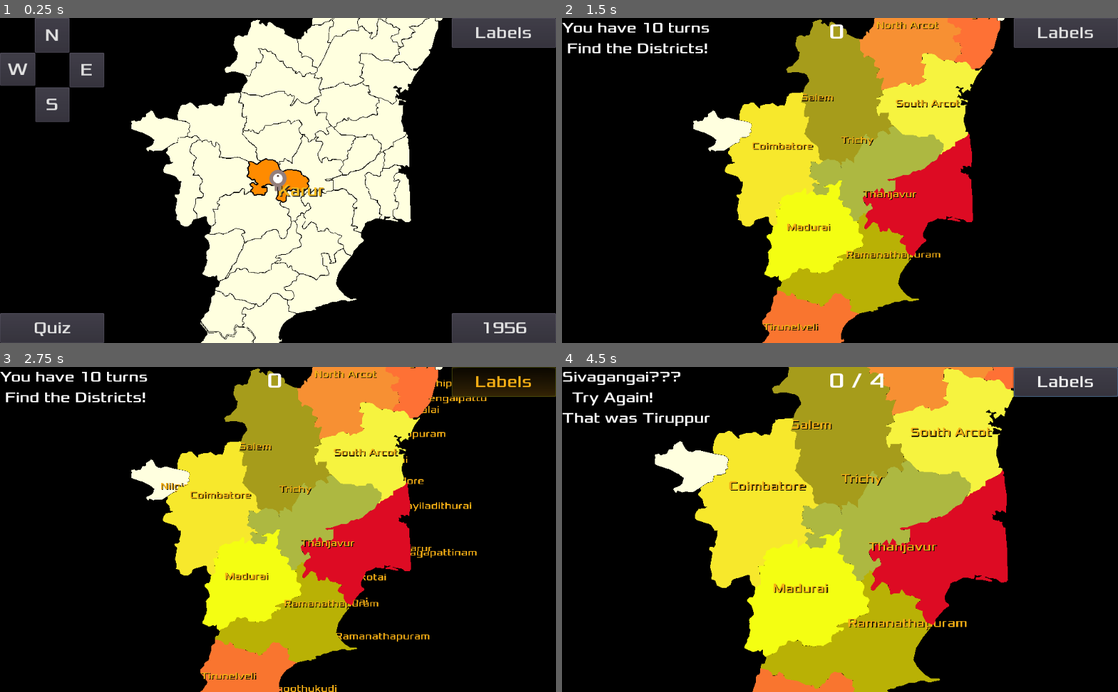
Above: before the commit, frames 1-4 (two rows, left to right).
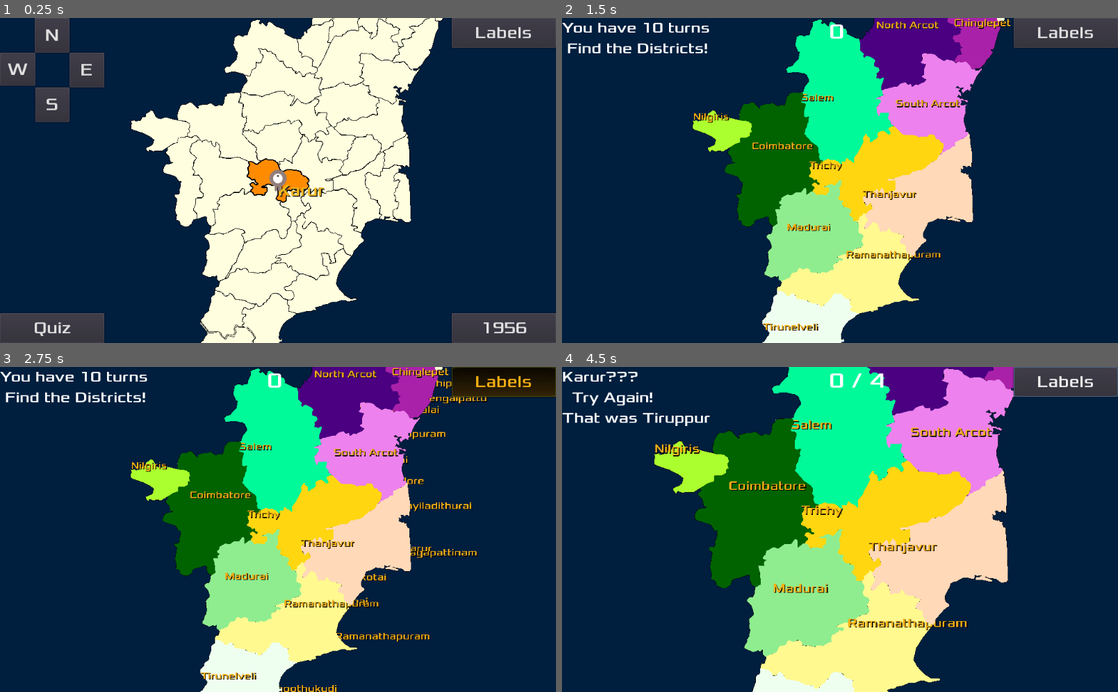
Above: after the commit, the same moments.

Repository: sharun-s/godot-tn
Game: Godot game, scene res://Node2D.tscn
Two runs of this game, one before a commit and one after it. Both use one fixed random seed, a clock stepped at 60 frames per second and the inputs below.
Inputs (mouse positions are in pixels of both pictures, inside the frame that each line leads up to):
- Up to frame 1 (0.25 s): no input
- Up to frame 2 (1.5 s): click "1956" at 0.5 s; click "Quiz" at 1.25 s
- Up to frame 3 (2.75 s): click "Labels" at 2 s
- Up to frame 4 (4.5 s): tap Enter at 2.75, 4.25 s; drag from (923, 503) to (979, 393) at 2.77 s; tap Space at 3.5 s; drag from (979, 393) to (840, 526) at 3.52 s; move the mouse to (745, 529) at 4.27 s; hold Right (ui_right) from 4.28 s (still down); hold Mouse wheel up (zoom_in) from 4.28 s (still down); click (745, 529) at 4.42 s

The runs differ from the first frame. In frame 1, 60% of the frame differs, in the area x 0-100%, y 0-100%; in frame 2, 97%; in frame 3, 96%; in frame 4, 97%.

Commit message:
test district evo year to year mode merge_poly handle case when single poly is passed bugfiX: update needs to be called everytime selected dist changes to redraw borders

Diff:
--- a/Node2D.tscn
+++ b/Node2D.tscn
@@ -90,7 +90,6 @@
 margin_left = -192.0
 margin_top = -55.0
 custom_fonts/font = SubResource( 3 )
-toggle_mode = true
 text = "1956"
 __meta__ = {
 "_edit_use_anchors_": false
@@ -160,4 +159,4 @@
 [connection signal="hit" from="Camera2D/Player" to="." method="_on_Player_hit"]
 [connection signal="pressed" from="HUD/Button" to="." method="_on_Button_pressed"]
 [connection signal="toggled" from="HUD/Labels" to="." method="_on_Labels_toggled"]
-[connection signal="toggled" from="HUD/Learn" to="." method="_on_Learn_toggled"]
+[connection signal="pressed" from="HUD/Learn" to="." method="_on_Learn_toggled"]
--- a/TN.gd
+++ b/TN.gd
@@ -55,8 +55,9 @@
 var selected_color_right:=Color.lightgreen
 var selected_color_wrong:=Color.lightcoral
 var district_label_text_color:=Color('f6b016')
-var border_color
-var border_width
+var border_color=Color.black#Color.firebrick
+var border_width:=2
+var border_width_highlight:=5
 var tw:=Tween.new()
 var walkpath:=Line2D.new()
 
@@ -67,36 +68,44 @@
 		poly.polygon = transformed_polygon
 		return poly
 
-func merge_poly(g):
+func merge_poly(group):
+	var g=group[0]
+	var clr=group[1]
 	var main:Polygon2D=Polygon2D.new()
 	var t=Transform2D()
-	var t2=Transform2D()
 	var ddims=d[g[0]]
 	var p1=get_node(g[0]).get_child(0)
 	t.origin=Vector2(ddims[0],ddims[1])
-	ddims=d[g[1]]
-	var p2=get_node(g[1]).get_child(0)
-	t2.origin=Vector2(ddims[0],ddims[1])
-	var m=Geometry.merge_polygons_2d(t.xform(p1.polygon),
-									t2.xform(p2.polygon) )
-	main.polygon=m[0]
-	#debug
-	#var test=main.duplicate()
-	#test.color=Color.blueviolet
-	#add_child(test)
-	var cnt=1
-	for i in range(2,len(g)):
-		ddims=d[g[i]]
-		t.origin=Vector2(ddims[0],ddims[1])
-		var tp=t.xform(get_node(g[i]).get_child(0).polygon)
-		m=Geometry.merge_polygons_2d(main.polygon, tp)
+	var m
+	if g.size()==1:
+		m=t.xform(p1.polygon)
+		main.polygon=m
+	else:
+		var t2=Transform2D()
+		ddims=d[g[1]]
+		var p2=get_node(g[1]).get_child(0)
+		t2.origin=Vector2(ddims[0],ddims[1])
+		m=Geometry.merge_polygons_2d(t.xform(p1.polygon),
+										t2.xform(p2.polygon) )
 		main.polygon=m[0]
 		#debug
-#		#test=main.duplicate()
-		#test.color=Color(rng.randi_range(70,200))
+		#var test=main.duplicate()
+		#test.color=Color.blueviolet
 		#add_child(test)
-		#cnt=cnt+1
-	main.color=Color(rng.randf_range(0.6,1.0), rng.randf_range(0.0,1.0), rng.randf_range(0.0,0.26))
+		for i in range(2,len(g)):
+			ddims=d[g[i]]
+			t.origin=Vector2(ddims[0],ddims[1])
+			var tp=t.xform(get_node(g[i]).get_child(0).polygon)
+			m=Geometry.merge_polygons_2d(main.polygon, tp)
+			main.polygon=m[0]
+			#debug
+	#		#test=main.duplicate()
+			#test.color=Color(rng.randi_range(70,200))
+			#add_child(test)
+			#cnt=cnt+1
+		#main.color=Color(rng.randf_range(0.6,1.0), rng.randf_range(0.0,1.0), rng.randf_range(0.0,0.26))
+	main.color=clr
+	#Color(rng.randf_range(0.1,0.54), rng.randf_range(0.3,0.8), rng.randf_range(0.2,0.91))
 	return main
 
 var compass_colors={
@@ -163,7 +172,7 @@
 	rng.randomize()
 	add_child(tw)
 	add_child(walkpath)
-	VisualServer.set_default_clear_color(Color("ff000000"))
+	VisualServer.set_default_clear_color('001f3f')#Color("ff222222"))
 	for district in d.keys():
 		var a2d=Area2D.new()
 		var x=d[district][0]
@@ -191,30 +200,72 @@
 	$Camera2D.position=get_node('Karur').position
 	$Camera2D.zoom=Vector2(2.4, 2.4)
 	$Label.rect_scale=$Camera2D.zoom
-	add1956districts()
+	add_historic_districts("1956", dhistory[0])
 	#update()
 
-func add1956districts():
-	var d1956={
-		Salem=['Salem','Dharmapuri','Namakkal','Krishnagiri'],
-		Coimbatore=['Tiruppur','Coimbatore','Erode'],
-		Madurai=['Madurai','Dindigul','Theni'],
-		Ramanathapuram=['Ramanathapuram','Sivagangai','Virudhunagar'],
-		Tirunelveli=['Tirunelveli','Thoothukudi','Tenkasi'],
-		"North Arcot":['Tiruvannamalai','Vellore','Tirupathur','Ranipet'],
-		"South Arcot":['Cuddalore','Vilippuram','Kallakurichi'],
-		"Chinglepet":['Kanchipuram','Tiruvallur','Chengalpattu'],
-		Trichy=['Tiruchirapalli','Karur','Perumbalur','Ariyalur'],
-		Thanjavur=['Pudukotai','Thanjavur','Tiruvarur','Nagapattinam','Mayiladithurai']
+var dhistory=[{
+#		Salem=[['Salem','Dharmapuri','Namakkal','Krishnagiri'],Color.mediumspringgreen],
+#		Coimbatore=[['Tiruppur','Coimbatore','Erode'], Color.darkgreen],
+#		Madurai=[['Madurai','Dindigul','Theni'], Color.lightgreen],
+#		Ramanathapuram=[['Ramanathapuram','Sivagangai','Virudhunagar'],Color.lemonchiffon],
+#		Tirunelveli=[['Tirunelveli','Thoothukudi','Tenkasi'],Color.honeydew],
+#		"North Arcot":[['Tiruvannamalai','Vellore','Tirupathur','Ranipet'],Color.violet],
+#		"South Arcot":[['Cuddalore','Vilippuram','Kallakurichi'], Color.lightblue],
+#		"Chinglepet":[['Chengalpattu','Kanchipuram','Tiruvallur'],Color.lightgoldenrod],
+#		Trichy=[['Tiruchirapalli','Karur','Perumbalur','Ariyalur'],Color.salmon],
+#		Thanjavur=[['Pudukotai','Thanjavur','Tiruvarur','Nagapattinam','Mayiladithurai'],Color.peachpuff],
+#		Madras=[['Chennai'], Color.yellow],
+#		Nilgiris=[['Nilgiris'],Color.greenyellow],
+#		Kanyakumari=[['Kanyakumari'],Color.gold],
+
+	Salem=[['Salem','Dharmapuri','Namakkal','Krishnagiri'],Color.mediumspringgreen],
+	Coimbatore=[['Tiruppur','Coimbatore','Erode'], Color.darkgreen],#006400
+	Madurai=[['Madurai','Dindigul','Theni'], Color.lightgreen],#90ee90
+	Ramanathapuram=[['Ramanathapuram','Sivagangai','Virudhunagar'],Color('fffa90')], #fffacd
+	Tirunelveli=[['Tirunelveli','Thoothukudi','Tenkasi'],Color.honeydew],#f0fff0
+	"North Arcot":[['Tiruvannamalai','Vellore','Tirupathur','Ranipet'],Color.indigo],
+	"South Arcot":[['Cuddalore','Vilippuram','Kallakurichi'], Color.violet],
+	"Chinglepet":[['Chengalpattu','Kanchipuram','Tiruvallur'],Color('aa22aa')],
+	Trichy=[['Karur','Tiruchirapalli','Perumbalur','Ariyalur'],Color('ffd711')], #fa8072
+	Thanjavur=[['Pudukotai','Thanjavur','Tiruvarur','Nagapattinam','Mayiladithurai'],Color.peachpuff], #ffda89
+	Madras=[['Chennai'], Color.lightgoldenrod],
+	Nilgiris=[['Nilgiris'],Color('adff2f')],
+	Kanyakumari=[['Kanyakumari'],Color.gold],
+	},
+	{
+		Salem=[['Salem','Namakkal'], Color.greenyellow],
+		Dharmapuri=[['Dharmapuri','Krishnagiri'],Color.mediumspringgreen]
+	},
+	{
+		Thanjavur=[['Thanjavur','Tiruvarur','Nagapattinam','Mayiladithurai'],Color.peachpuff], #ffda89
+		Pudukotai=[['Pudukotai'], Color.plum]
+	},
+	{
+		Erode=[['Erode'], Color.beige],
+		Coimbatore=[['Tiruppur','Coimbatore'], Color.darkgreen]#006400
+	},
+	{
+		Ramanathapuram=[['Ramanathapuram'], Color('fffa90')],
+		Sivagangai=[['Sivagangai'],Color('ddfa90')],
+		Virudhunagar=[['Virudhunagar'],Color('bbfa90')], #fffacd
+		Dindigul=[['Dindigul'],Color.lawngreen],
+		Madurai=[['Madurai','Theni'], Color.lightgreen]#90ee90
 	}
+
+	]
+
+static func merge_dict(target, patch):
+	for key in patch:
+		target[key] = patch[key]
+
+func add_historic_districts(year, data):
 	var tmp:Polygon2D
-	for i in d1956:
-		tmp=merge_poly(d1956[i])
+	for i in data.keys():
+		tmp=merge_poly(data[i])
 		tmp.hide()
-		tmp.add_to_group("1956")
+		tmp.add_to_group(year)
 		add_child(tmp)
-		add_label(i, d[d1956[i][0]][0], d[d1956[i][0]][1], 0.0, 0.0, '1956')
-
+		add_label(i, d[data[i][0][0]][0], d[data[i][0][0]][1], 0.0, 0.0, year)
 
 func _unhandled_input(event):
 	if event is InputEventKey:
@@ -277,6 +328,7 @@
 				deselect()
 				$Label.text=''
 				selected_district=''
+				update() # redraw borders
 				return
 	else:
 		get_node('lbl'+district).show()
@@ -302,32 +354,25 @@
 			#tw.interpolate_property(i.get_child(0), 'color', deselect_color, deselect_color.blend("aa66aa22"),1)
 			#tw.start()
 			#yield(tw,"tween_completed")
-	update()
+	update() # redraw borders
 
 func deselect():
 	for district in d.keys():
 		get_node(district).get_child(0).color=deselect_color
 
 func _draw():
-	for i in d.keys():
-		var poly=PoolVector2Array(get_node(i).get_child(0).polygon)
-		if i == selected_district:
-			draw_border(poly, i, true)
+	for dx in d.keys():
+		var poly=PoolVector2Array(get_node(dx).get_child(0).polygon)
+		var cnt=poly.size()
+		var center_at=Vector2(d[dx][0], d[dx][1])
+		if dx != selected_district:
+			for i in range(1, cnt):
+				draw_line(poly[i-1]+center_at, poly[i]+center_at, border_color, border_width )
+			draw_line(poly[cnt-1]+center_at, poly[0]+center_at, border_color, border_width )
 		else:
-			draw_border(poly, i, false)
-
-func draw_border(poly:PoolVector2Array, dist:String, selected:bool):
-	var cnt=poly.size()
-	var center_at=Vector2(d[dist][0], d[dist][1])
-	if selected:
-		border_color=Color.black
-		border_width=5
-	else:
-		border_color=Color.black
-		border_width=2
-	for i in range(1, cnt):
-		draw_line(poly[i-1]+center_at, poly[i]+center_at, border_color, border_width )
-	draw_line(poly[cnt-1]+center_at, poly[0]+center_at, border_color, border_width )
+			for i in range(1, cnt):
+				draw_line(poly[i-1]+center_at, poly[i]+center_at, border_color, border_width_highlight )
+			draw_line(poly[cnt-1]+center_at, poly[0]+center_at, border_color, border_width_highlight )
 
 func _on_Button_pressed():
 	reset()
@@ -534,9 +579,16 @@
 		#print('Gopal has wandered into '+ name+' '+str($Camera2D/Gopal.global_position))
 		highlight_district(name, false)
 
-
-func _on_Learn_toggled(button_pressed):
-	if button_pressed:
-		get_tree().call_group("1956","show")
-	else:
-		get_tree().call_group("1956","hide")
+var years=["1956","1965","1974","1979","1985","1986","1989","1991","1993","1995","1996","1997","2004","2007","2019","2020"]
+var current_year=0
+func _on_Learn_toggled():
+	if current_year ==0:
+		get_tree().call_group(years[current_year],"show")
+		current_year=current_year+1
+		return
+	get_tree().call_group(years[current_year-1],"hide")
+	merge_dict(dhistory[0], dhistory[current_year])
+	add_historic_districts(years[current_year], dhistory[0])
+	$HUD/Learn.text=years[current_year]
+	current_year=current_year+1
+	get_tree().call_group(years[current_year-1],"show")
